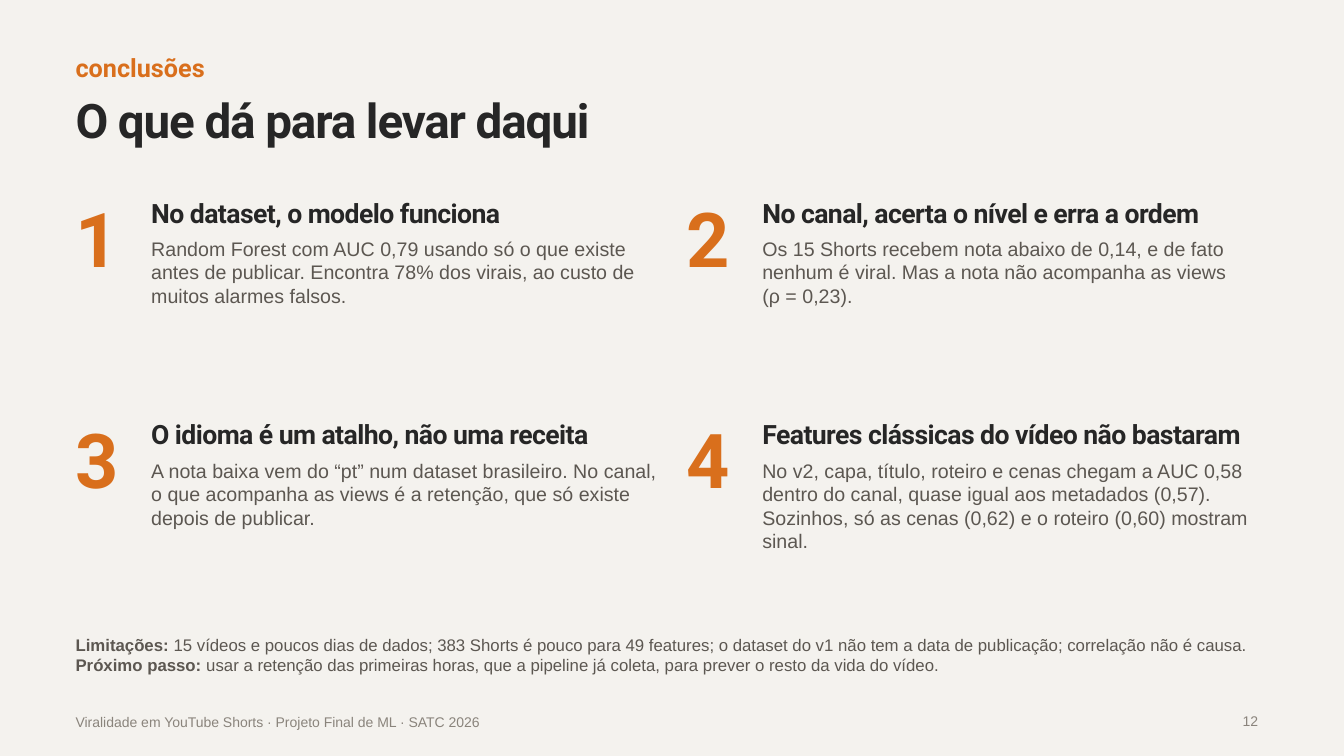
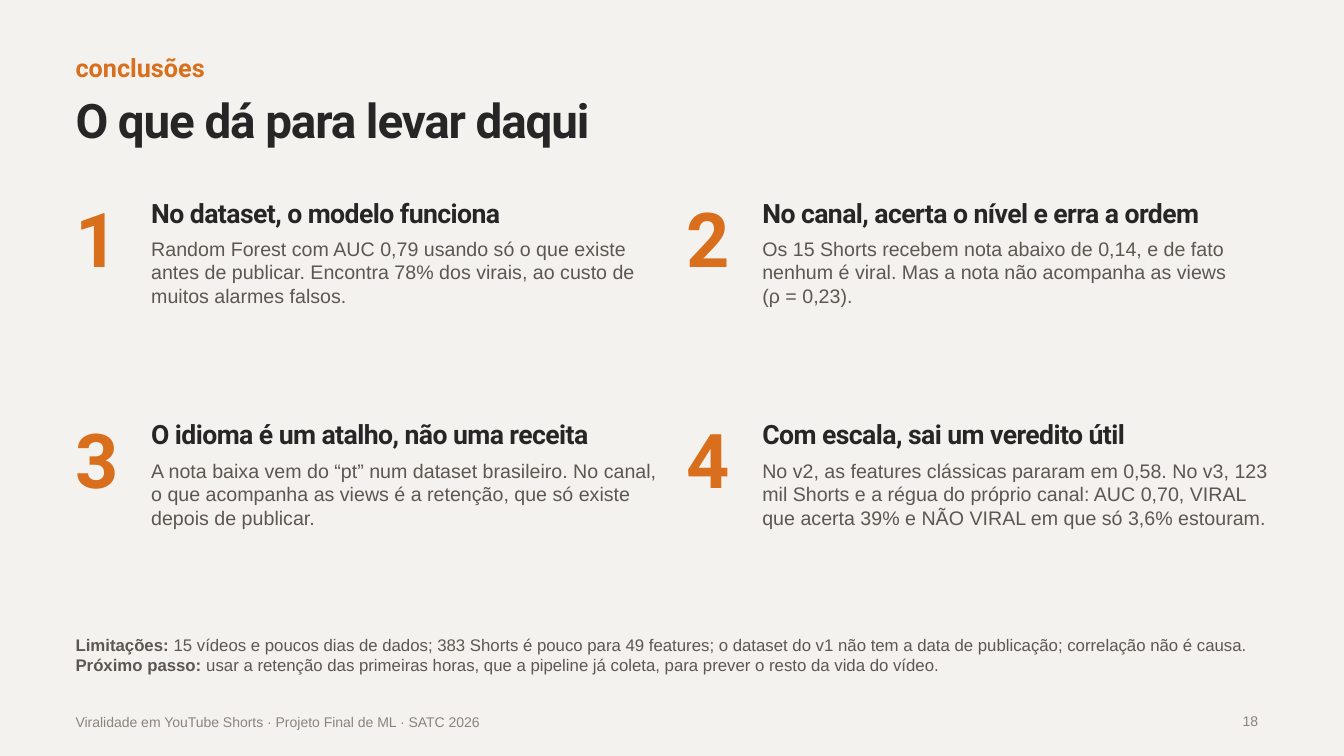
Before and after one commit to EricDagostim/ml-shortvideo-virality, a slide deck: slide 18 of reports/apresentacao/Viralidade_Shorts_Projeto_Final.pptx (slide 12 before the commit). Drawn at 1344x756 pixels with LibreOffice and Linux fonts; fonts in the diff are those of the drawing. Boxes give left, top, right and bottom in pixels: in the first picture for what was removed or moved away, otherwise in the second. Text is boxed around its words. In the diff, an @@ line names an element or a change of style, - is before the commit and + after.

```diff
--- a/reports/apresentacao/Viralidade_Shorts_Projeto_Final.pptx
+++ b/reports/apresentacao/Viralidade_Shorts_Projeto_Final.pptx
@@ text at (762, 424, 1268, 529): text changed @@
-Features clássicas do vídeo não bastaram
-No v2, capa, título, roteiro e cenas chegam a AUC 0,58 dentro do canal, quase igual aos metadados (0,57). Sozinhos, só as cenas (0,62) e o roteiro (0,60) mostram sinal.
+Com escala, sai um veredito útil
+No v2, as features clássicas pararam em 0,58. No v3, 123 mil Shorts e a régua do próprio canal: AUC 0,70, VIRAL que acerta 39% e NÃO VIRAL em que só 3,6% estouram.
@@ page number at (1243, 716, 1259, 726): text changed @@
-12
+18
```
Also in this commit, not shown: 1 other slide changed, 6 slides added.
